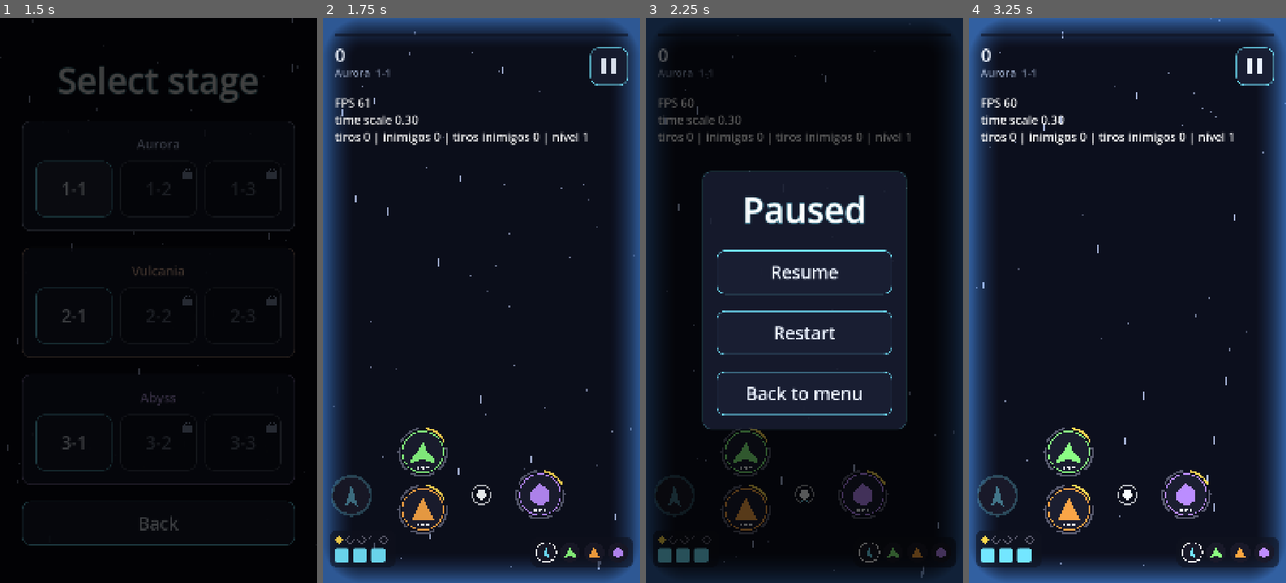
Above: before the commit, frames 1-4 (left to right).
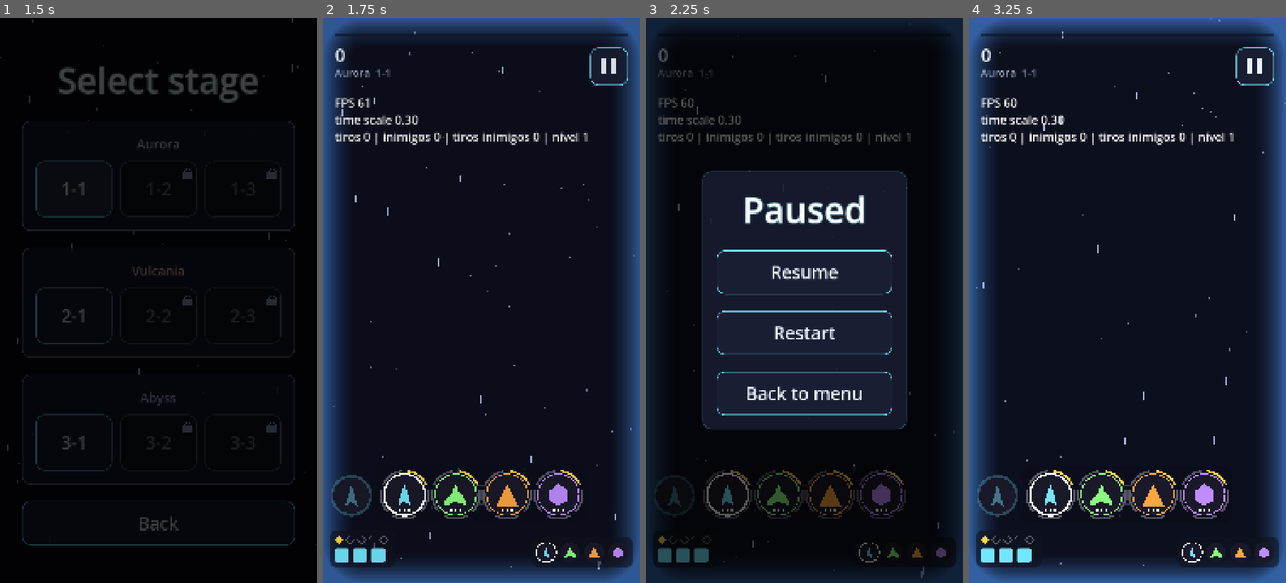
Above: after the commit, the same moments.

Repository: GDPonsoni/Nucleon-Squad-3D
Game: Godot game, scene res://scenes/menu.tscn
Two runs of this game, one before a commit and one after it. Both use one fixed random seed, a clock stepped at 60 frames per second and the inputs below.
Inputs (mouse positions are in pixels of both pictures, inside the frame that each line leads up to):
- Up to frame 1 (1.5 s): click "Play" at 0.5 s; click (72, 187) at 1.27 s
- Up to frame 2 (1.75 s): no input
- Up to frame 3 (2.25 s): click (931, 68) at 2 s
- Up to frame 4 (3.25 s): click "Restart" at 2.75 s

Frame 1 is identical in both runs. In frame 2, 2.5% of the frame differs, in the area x 18-82%, y 72-92%; in frame 3, 2.4%; in frame 4, 2.5%.

Commit message:
feat(player): move a troca de corpo para uma faixa fixa na base da tela
Na câmera lenta, todos os corpos da formação aparecem numa faixa fixa
acima do HUD da base, sempre na mesma posição (sem problema com a nave
nos cantos). O atual tem anel branco, os vivos mostram nível e hits e
os abatidos aparecem apagados com um X. A faixa fica numa camada
própria, acima da moldura azul da câmera lenta.

Co-Authored-By: Claude Opus 5.5 <noreply@anthropic.com>

Diff:
--- a/scripts/core/game.gd
+++ b/scripts/core/game.gd
@@ -85,11 +85,16 @@
 	add_child(power_ups)
 	add_child(enemy_bullets)
 
+	# Faixa de troca numa camada própria: acima da moldura da câmera lenta, abaixo do HUD
+	var switcher_layer := CanvasLayer.new()
+	switcher_layer.name = "SwitcherLayer"
+	switcher_layer.layer = 8
+	add_child(switcher_layer)
 	switcher = BodySwitcher.new()
 	switcher.name = "BodySwitcher"
-	add_child(switcher)
+	switcher_layer.add_child(switcher)
 	# O switcher trata o toque antes da nave e da câmera lenta (ordem das conexões)
-	switcher.setup(state, player, touch_input)
+	switcher.setup(state, touch_input)
 	switcher.body_chosen.connect(_on_body_chosen)
 	player.bind_input(touch_input)
 
--- a/scripts/core/params.gd
+++ b/scripts/core/params.gd
@@ -117,10 +117,12 @@
 # --- Troca de corpo (ícones na câmera lenta) ---
 var switch_invulnerability_seconds: float = 2.0
 var switch_icon_radius: float = 70.0
-var switch_icon_distance: float = 200.0  # distância lateral da nave até a 1ª coluna
-var switch_icon_spacing: float = 195.0  # entre ícones da mesma coluna e entre colunas
-var switch_icons_top_margin: float = 200.0  # ícones não entram na área do HUD do topo
-var switch_icons_bottom_margin: float = 180.0  # nem na da base
+var switch_strip_bottom: float = 300.0  # centro da faixa de troca, a partir da base da tela
+var switch_strip_spacing: float = 175.0  # entre ícones da faixa
+var switch_strip_side_margin: float = 30.0
+var switch_strip_padding: float = 14.0
+var switch_strip_color: Color = Color(0.04, 0.05, 0.1, 0.75)
+var switch_dead_alpha: float = 0.35
 var switch_level_ring_offset: float = 11.0  # anel de nível da arma, fora do ícone
 var switch_level_ring_width: float = 7.0
 var switch_level_ring_gap_degrees: float = 14.0
--- a/scripts/player/body_switcher.gd
+++ b/scripts/player/body_switcher.gd
@@ -1,101 +1,102 @@
 class_name BodySwitcher
 extends Node2D
-## Ícones dos outros corpos vivos ao lado da nave durante a câmera lenta.
-## Tocar num ícone escolhe o corpo; tocar fora só retoma o jogo.
-## Com o corpo destruído (forced), é preciso escolher um ícone para continuar.
+## Faixa fixa na parte de baixo da tela com todos os corpos da formação, durante a
+## câmera lenta. Tocar num corpo vivo troca para ele; o atual aparece destacado e os
+## destruídos aparecem apagados com um X. Tocar fora (ou no atual) só retoma o jogo.
+## Com o corpo destruído (forced), é preciso escolher um corpo vivo para continuar.
+## Fica numa CanvasLayer própria: coordenadas de tela, acima da moldura da câmera lenta.
 
 signal body_chosen(index: int)
 
-## Corpo destruído: mostra os ícones mesmo com o dedo na tela até escolher.
+## Corpo destruído: mostra a faixa mesmo com o dedo na tela até escolher.
 var forced: bool = false
 
 var _state: MatchState
-var _player: Player
 var _touch: TouchInput
-var _indices: Array[int] = []  # corpo de cada ícone visível
 var _positions := PackedVector2Array()
+var _strip := Rect2()
+var _strip_style: StyleBoxFlat
 
 
-func setup(state: MatchState, player: Player, touch: TouchInput) -> void:
+func setup(state: MatchState, touch: TouchInput) -> void:
 	_state = state
-	_player = player
 	_touch = touch
 	# Conectar antes da nave e da câmera lenta: o toque no ícone é tratado primeiro
 	touch.touch_started.connect(_on_touch_started)
+	_strip_style = StyleBoxFlat.new()
+	_strip_style.bg_color = Params.switch_strip_color
+	_strip_style.set_corner_radius_all(Params.ui_corner_radius)
 
 
 func _process(_delta: float) -> void:
-	_indices.clear()
-	if forced or not _touch.is_touching():
-		for i in _state.alive_indices():
-			if i != _state.current:
-				_indices.append(i)
-	visible = not _indices.is_empty()
+	visible = forced or not _touch.is_touching()
 	if visible:
 		_layout()
 		queue_redraw()
 
 
-## Ícones em colunas ao lado da nave (fora do caminho dos tiros, que vão para cima).
-## Perto de uma borda, as colunas vão todas para o lado livre.
+## Ícones lado a lado, centralizados, sempre na mesma altura da tela.
 func _layout() -> void:
-	var count: int = _indices.size()
+	var count: int = _state.bodies.size()
+	var rect: Rect2 = get_viewport_rect()
 	var radius: float = Params.switch_icon_radius
-	# Fora das áreas do HUD (topo e base)
-	var bounds: Rect2 = get_viewport_rect().grow_individual(
-		-radius, -radius - Params.switch_icons_top_margin, -radius, -radius - Params.switch_icons_bottom_margin)
-	var side: float = Params.switch_icon_distance
-	var gap: float = Params.switch_icon_spacing
-	var columns: Array[float] = [-side, side]
-	if _player.position.x - side < bounds.position.x:
-		columns = [side, side + gap]
-	elif _player.position.x + side > bounds.end.x:
-		columns = [-side, -side - gap]
-
-	var per_column: int = ceili(float(count) / columns.size())
+	var spacing: float = minf(Params.switch_strip_spacing, (rect.size.x - Params.switch_strip_side_margin * 2.0) / count)
+	var y: float = rect.end.y - Params.switch_strip_bottom
 	_positions.resize(count)
-	for c in columns.size():
-		var first: int = c * per_column
-		var rows: int = mini(per_column, count - first)
-		if rows <= 0:
-			break
-		# Coluna centrada na altura da nave, deslocada inteira se sair da tela
-		var top: float = _player.position.y - (rows - 1) * gap * 0.5
-		var bottom: float = top + (rows - 1) * gap
-		var shift: float = maxf(bounds.position.y - top, 0.0) + minf(bounds.end.y - bottom, 0.0)
-		var x: float = clampf(_player.position.x + columns[c], bounds.position.x, bounds.end.x)
-		for row in rows:
-			_positions[first + row] = Vector2(x, top + shift + row * gap)
+	for i in count:
+		_positions[i] = Vector2(rect.get_center().x + (i - (count - 1) * 0.5) * spacing, y)
+	var pad: float = Params.switch_strip_padding + Params.switch_level_ring_offset
+	var left: float = _positions[0].x - radius - pad
+	var right: float = _positions[count - 1].x + radius + pad
+	_strip = Rect2(left, y - radius - pad, right - left, (radius + pad) * 2.0)
 
 
 func _on_touch_started(pos: Vector2) -> void:
 	if not visible:
 		return
 	var reach: float = Params.switch_icon_radius * Params.switch_icon_touch_scale
-	for k in _indices.size():
-		if pos.distance_to(_positions[k]) <= reach:
-			body_chosen.emit(_indices[k])
+	for i in _positions.size():
+		if pos.distance_to(_positions[i]) <= reach and _state.is_alive(i) and i != _state.current:
+			body_chosen.emit(i)
 			return
 
 
 func _draw() -> void:
+	draw_style_box(_strip_style, _strip)
 	var radius: float = Params.switch_icon_radius
-	for k in _indices.size():
-		var index: int = _indices[k]
-		var body: BodyData = _state.bodies[index]
-		var center: Vector2 = _positions[k]
+	for i in _positions.size():
+		var body: BodyData = _state.bodies[i]
+		var center: Vector2 = _positions[i]
+		if not _state.is_alive(i):
+			_draw_dead(center, radius, body)
+			continue
+		var current: bool = i == _state.current and not forced
 		draw_circle(center, radius, Params.switch_icon_bg_color)
-		draw_arc(center, radius, 0.0, TAU, 48, body.color, 4.0)
-		_draw_level_ring(center, radius + Params.switch_level_ring_offset, index, body)
-		var points := PackedVector2Array()
-		for point in body.shape:
-			points.append(center + point * radius * Params.switch_icon_shape_scale)
-		draw_colored_polygon(points, body.color)
+		draw_arc(center, radius, 0.0, TAU, 48, Color.WHITE if current else body.color, 7.0 if current else 4.0)
+		_draw_level_ring(center, radius + Params.switch_level_ring_offset, i, body)
+		_draw_shape(center, radius, body, body.color)
 		# Hits restantes do corpo
-		var hits: int = _state.hits_left[index]
+		var hits: int = _state.hits_left[i]
 		for h in hits:
 			var offset := Vector2((h - (hits - 1) * 0.5) * radius * 0.22, radius * 0.75)
 			draw_circle(center + offset, radius * 0.07, Color.WHITE)
+
+
+## Corpo abatido: apagado, sem anel de nível e com um X vermelho.
+func _draw_dead(center: Vector2, radius: float, body: BodyData) -> void:
+	draw_circle(center, radius, Color(Params.switch_icon_bg_color, Params.switch_dead_alpha))
+	draw_arc(center, radius, 0.0, TAU, 48, Color(Params.hud_dead_color, Params.switch_dead_alpha), 3.0)
+	_draw_shape(center, radius, body, Color(Params.hud_dead_color, Params.switch_dead_alpha))
+	var d: float = radius * 0.55
+	draw_line(center + Vector2(-d, -d), center + Vector2(d, d), Params.hud_dead_mark_color, 7.0)
+	draw_line(center + Vector2(d, -d), center + Vector2(-d, d), Params.hud_dead_mark_color, 7.0)
+
+
+func _draw_shape(center: Vector2, radius: float, body: BodyData, color: Color) -> void:
+	var points := PackedVector2Array()
+	for point in body.shape:
+		points.append(center + point * radius * Params.switch_icon_shape_scale)
+	draw_colored_polygon(points, color)
 
 
 ## Segmentos dourados em volta do ícone: quantos níveis a arma do corpo já tem.
